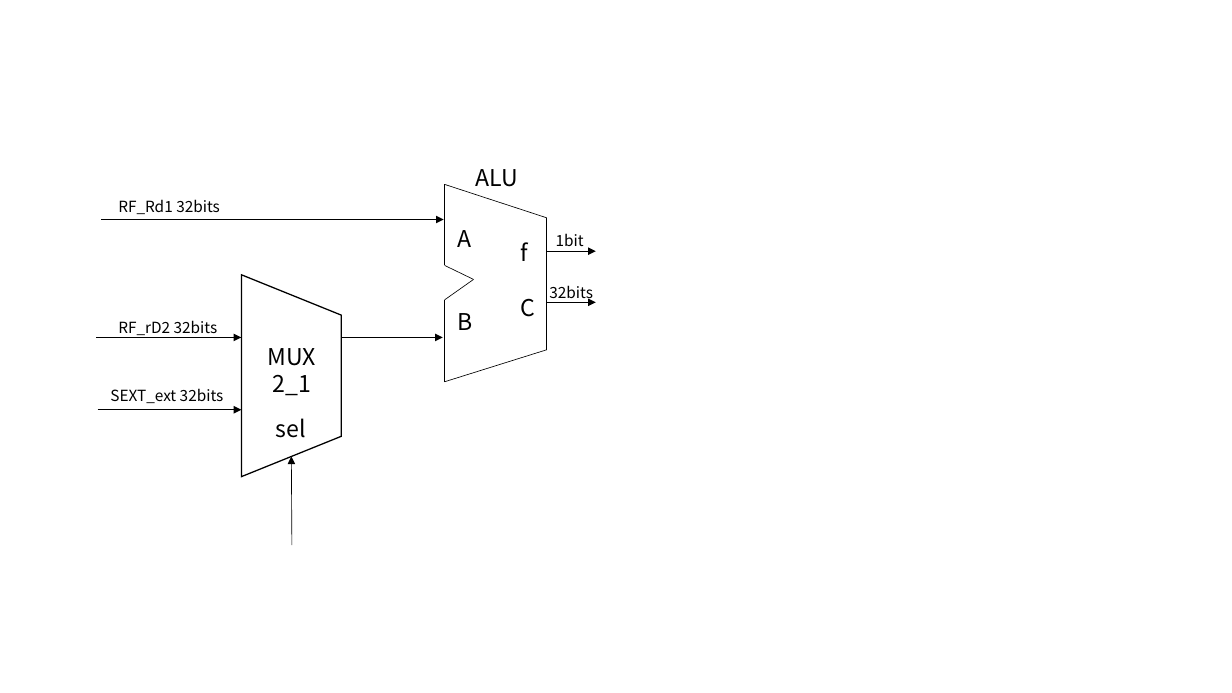
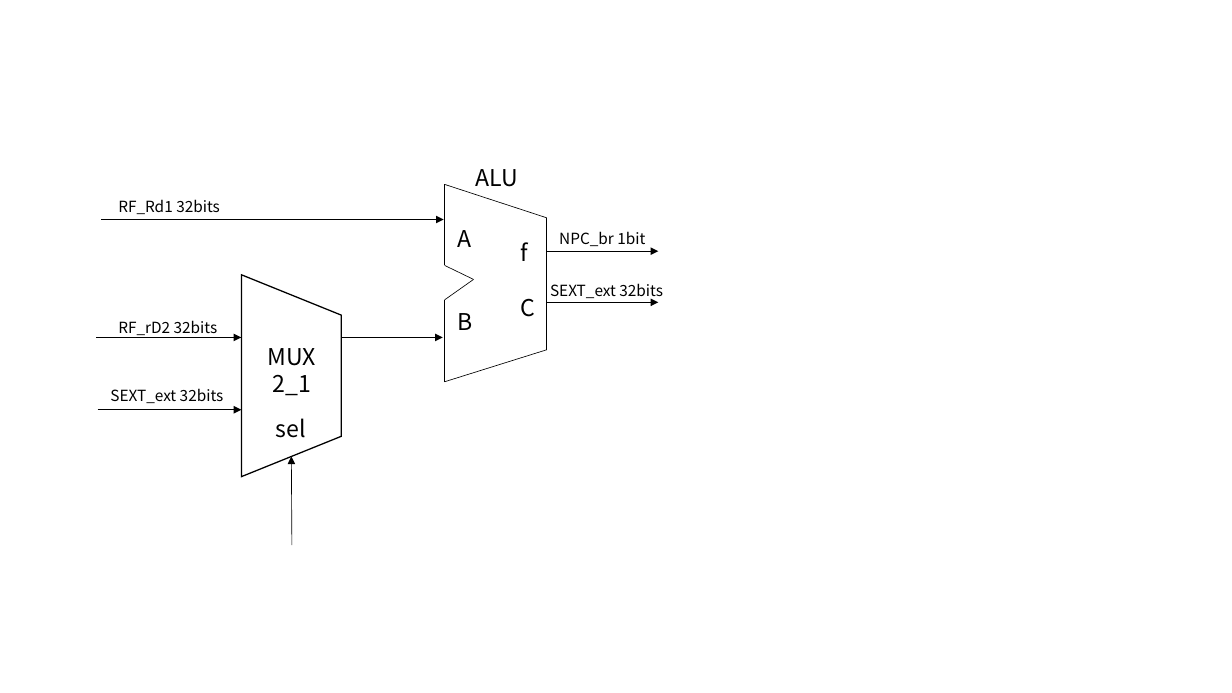
Before and after one commit to Wildtaro/microRVCPU, a slide deck: slide 1 of my_single_cpu_picture/ALU_picture.pptx. Drawn at 1232x693 pixels with LibreOffice and Linux fonts; fonts in the diff are those of the drawing. Boxes give left, top, right and bottom in pixels: in the first picture for what was removed or moved away, otherwise in the second. Text is boxed around its words. In the diff, an @@ line names an element or a change of style, - is before the commit and + after.

Commit message:
change_ALU_picture

```diff
--- a/my_single_cpu_picture/ALU_picture.pptx
+++ b/my_single_cpu_picture/ALU_picture.pptx
@@ text at bbox=[559, 231, 645, 246]: text changed @@
-1bit
+NPC_br 1bit
@@ arrow moved from (547, 251) - (596, 251) to (547, 251) - (658, 251) @@
@@ text at bbox=[550, 283, 663, 300]: text changed @@
-32bits
+SEXT_ext 32bits
@@ arrow moved from (547, 302) - (596, 302) to (547, 302) - (658, 302) @@
```
